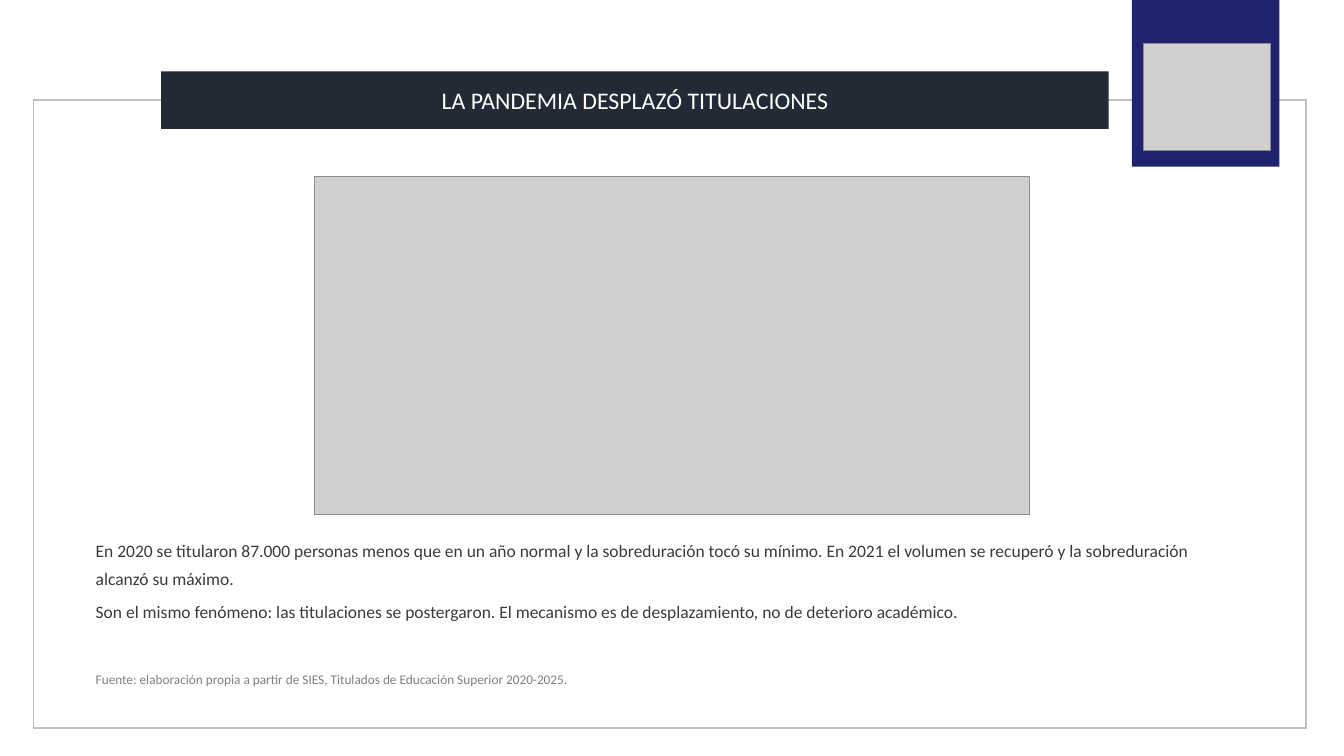
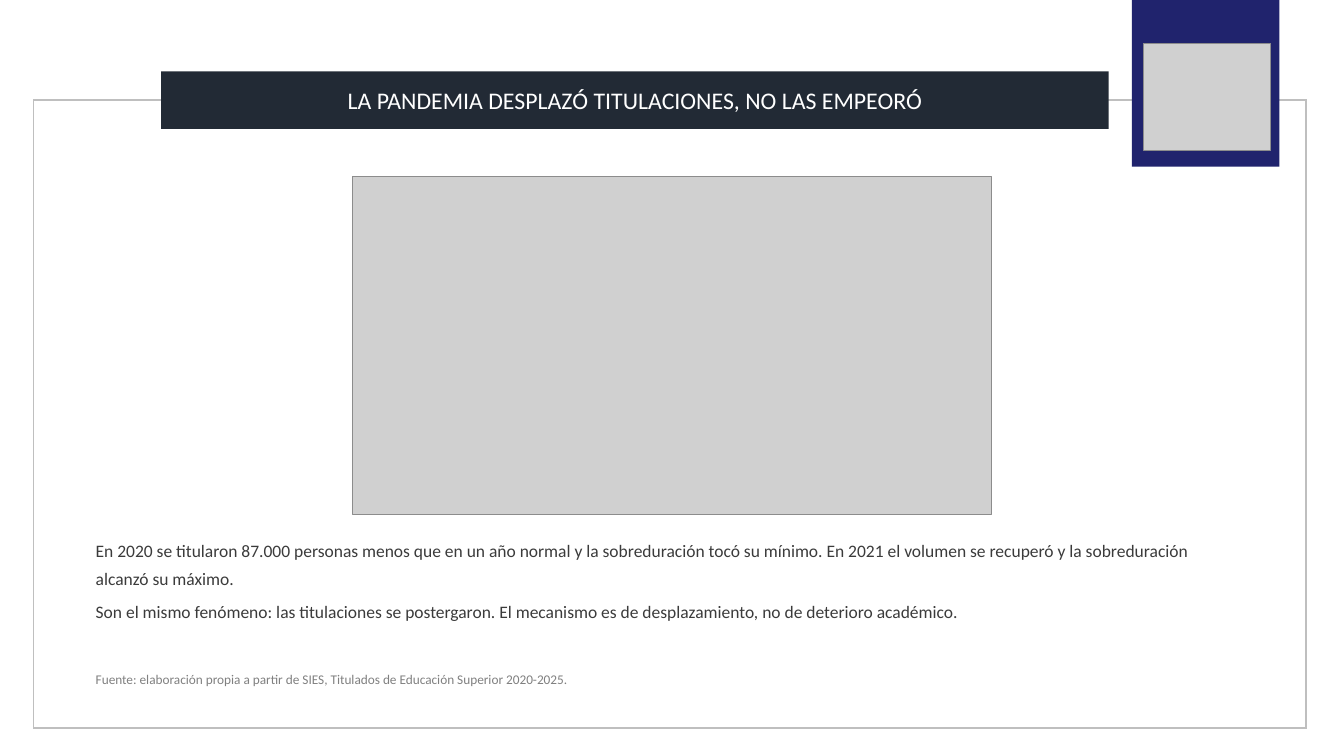
Before and after one commit to santunez75/proyecto-titulados, a slide deck: slide 6 of informe/Presentacion_Fase4_Sebastian_Antunez.pptx. Drawn at 1344x756 pixels with LibreOffice and Linux fonts; fonts in the diff are those of the drawing; grey boxes stand for pictures. Boxes give left, top, right and bottom in pixels: in the first picture for what was removed or moved away, otherwise in the second. Text is boxed around its words. In the diff, an @@ line names an element or a change of style, - is before the commit and + after.

```diff
--- a/informe/Presentacion_Fase4_Sebastian_Antunez.pptx
+++ b/informe/Presentacion_Fase4_Sebastian_Antunez.pptx
@@ text in rectangle at <box>348,89,922,112</box>: text changed @@
-LA PANDEMIA DESPLAZÓ TITULACIONES
+LA PANDEMIA DESPLAZÓ TITULACIONES, NO LAS EMPEORÓ
@@ picture: place and size @@
-picture at <box>315,176,1029,514</box>
+picture at <box>353,176,992,514</box>
```
Also in this commit, not shown: 3 other slides changed, 2 other files.
